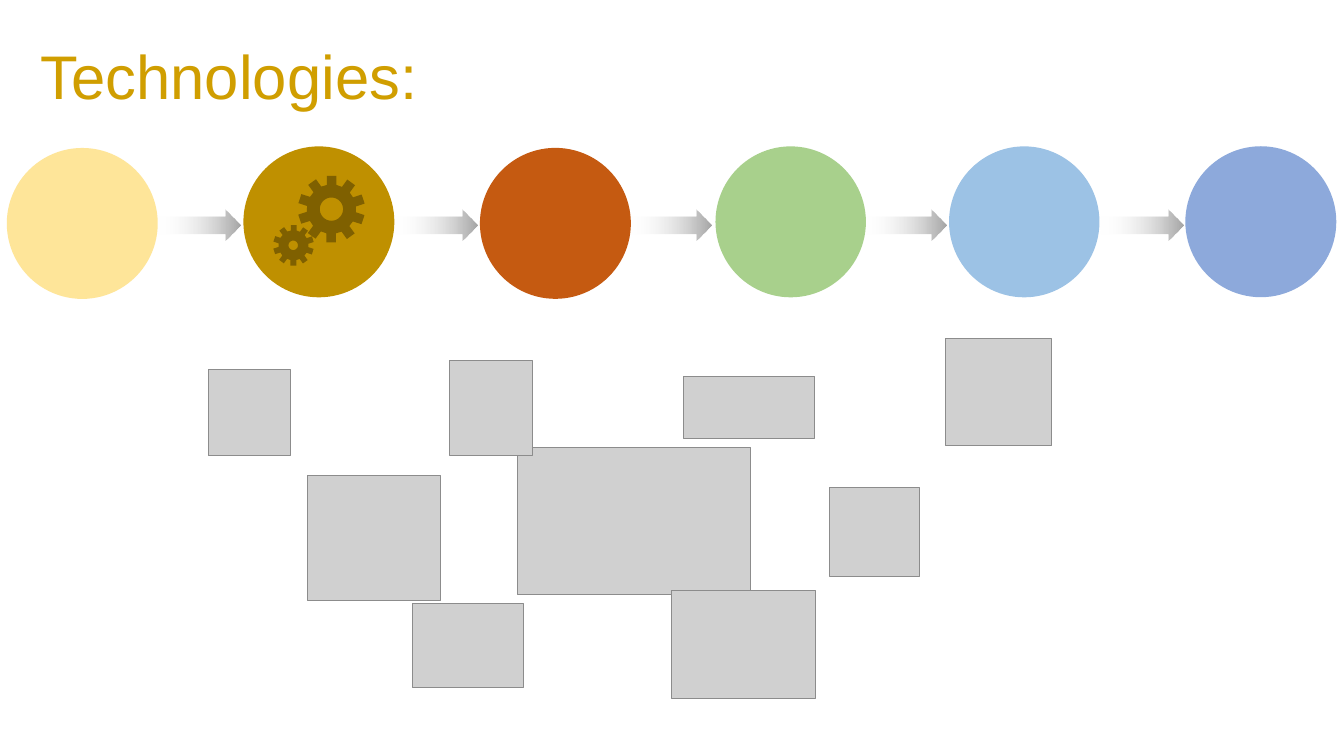
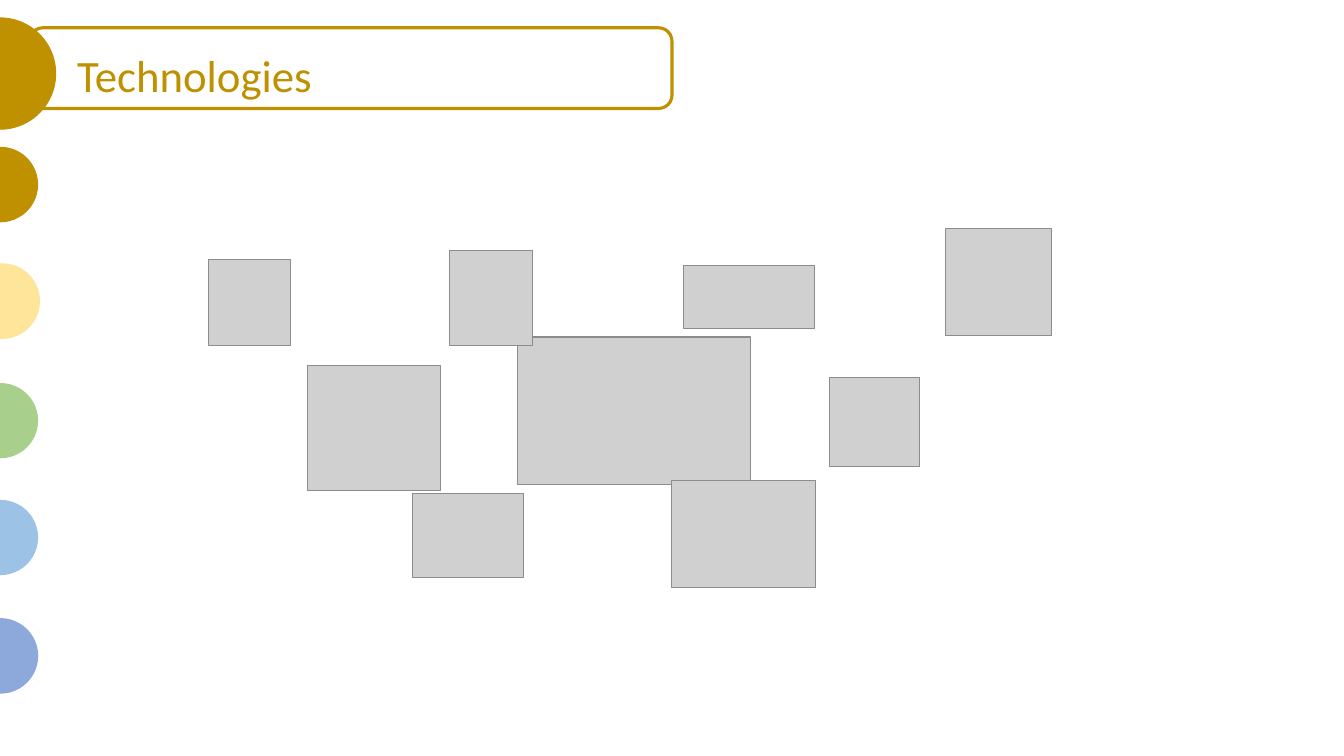
Before and after one commit to JaxWil24/Hearing_Aid_Accessibility, a slide deck: slide 9 of Presentation/FP_Powerpoint.pptx (slide 3 before the commit). Drawn at 1344x756 pixels with LibreOffice and Linux fonts; fonts in the diff are those of the drawing; grey boxes stand for pictures. Boxes give left, top, right and bottom in pixels: in the first picture for what was removed or moved away, otherwise in the second. Text is boxed around its words. In the diff, an @@ line names an element or a change of style, - is before the commit and + after.

```diff
--- a/Presentation/FP_Powerpoint.pptx
+++ b/Presentation/FP_Powerpoint.pptx
@@ ellipse added at [0,18,55,129], fill #BF9000, outline #BF9000 0.75 pt @@
@@ rounded rectangle added at [29,28,673,109], fill #FFFFFF, outline #BF9000 2.25 pt @@
@@ ellipse added at [0,32,38,108], fill #C55A11 @@
@@ text at [77,61,312,100]: text changed; size 44 to 32 pt; font Arial to Calibri; text colour #D09E00 to #BF9000 @@
-Technologies:
+Technologies
@@ ellipse added at [0,147,38,223], fill #BF9000 @@
@@ ellipse removed at [243,146,394,297] @@
@@ ellipse removed at [480,148,631,299] @@
@@ ellipse removed at [716,146,866,297] @@
@@ ellipse removed at [949,146,1099,297] @@
@@ ellipse removed at [1186,146,1337,297] @@
@@ freeform shape removed at [273,176,365,266] @@
@@ right arrow removed at [158,210,241,240] @@
@@ right arrow removed at [394,210,477,240] @@
@@ right arrow removed at [629,210,712,240] @@
@@ right arrow removed at [864,210,947,240] @@
@@ right arrow removed at [1100,210,1183,240] @@
@@ ellipse at [0,263,40,339]: rotation 0 to 90 degrees @@
@@ picture added at [208,259,290,346] @@
@@ ellipse added at [0,383,38,459], fill #A8D08C @@
@@ picture removed at [208,370,290,457] @@
@@ picture added at [830,377,920,467] @@
@@ ellipse added at [0,500,38,576], fill #9CC2E5 @@
@@ 7 pictures: place and size @@
-7 pictures at [308,339,1053,699]
+7 pictures at [308,229,1053,588]
@@ picture removed at [830,487,920,577] @@
@@ ellipse added at [0,618,38,694], fill #8DA9DB @@
```
Also in this commit, not shown: 7 other slides changed, 8 slides added, 4 slides removed.
